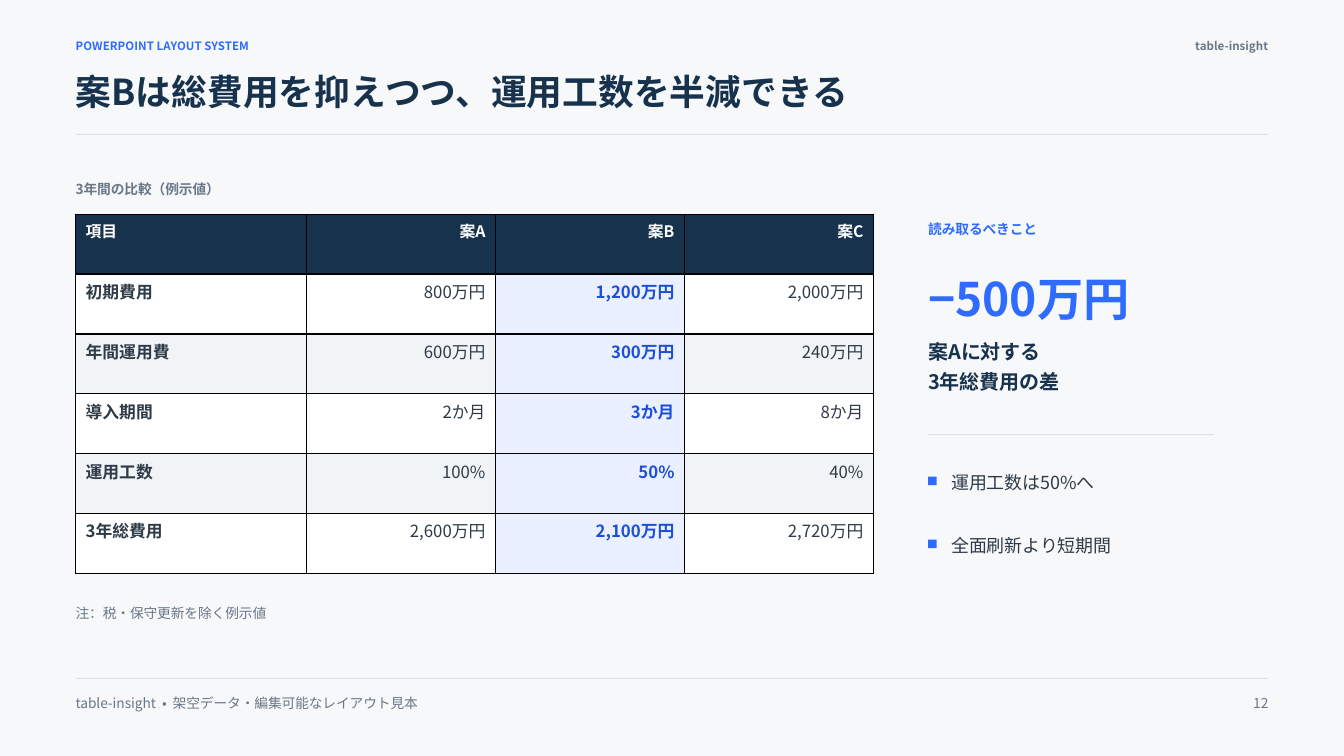
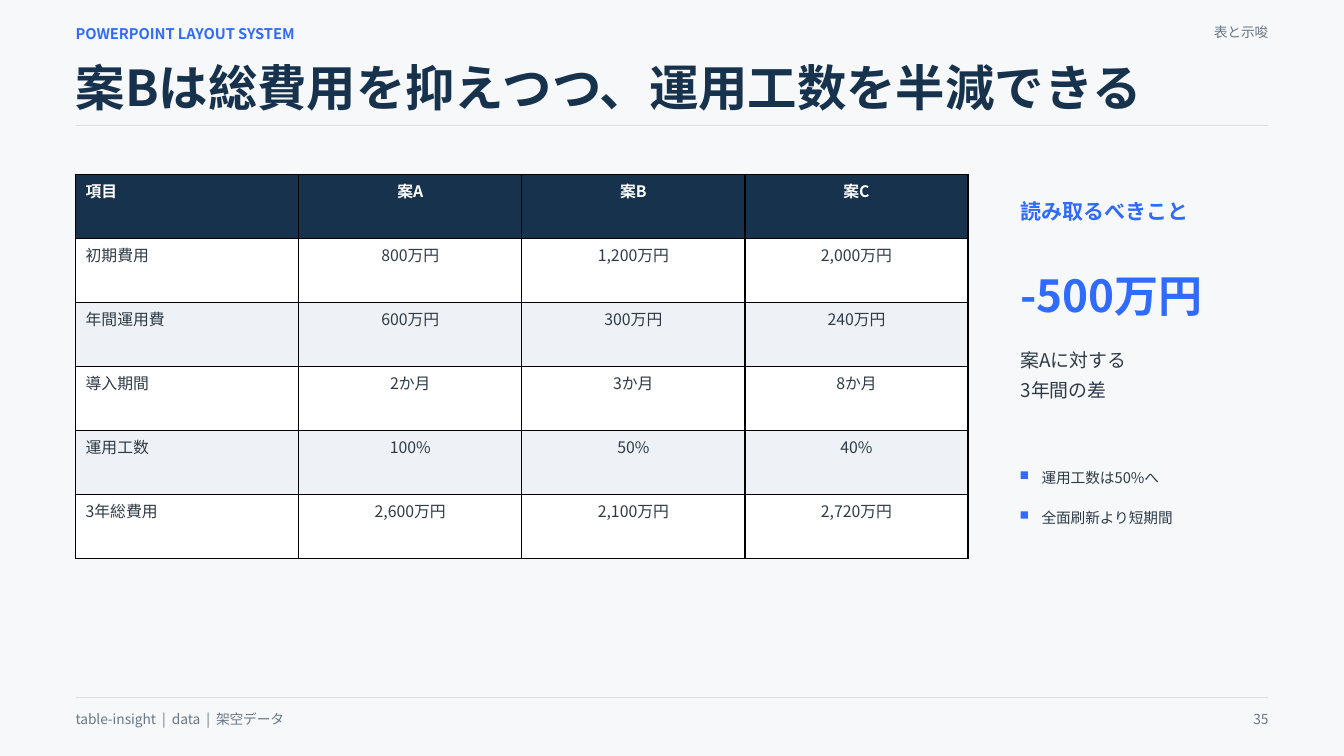
Before and after one commit to nukosan0823/spetest, a slide deck: slide 35 of .agents/skills/powerpoint-layout-design/assets/reference-layouts.pptx (slide 12 before the commit). Drawn at 1344x756 pixels with LibreOffice and Linux fonts; fonts in the diff are those of the drawing. Boxes give left, top, right and bottom in pixels: in the first picture for what was removed or moved away, otherwise in the second. Text is boxed around its words. In the diff, an @@ line names an element or a change of style, - is before the commit and + after.

Commit message:
feat: expand PowerPoint layout skill

```diff
--- a/.agents/skills/powerpoint-layout-design/assets/reference-layouts.pptx
+++ b/.agents/skills/powerpoint-layout-design/assets/reference-layouts.pptx
@@ text "POWERPOINT LAYOUT SYSTEM": place and size @@
-text "POWERPOINT LAYOUT SYSTEM" at bbox=[76, 41, 249, 50]
+text "POWERPOINT LAYOUT SYSTEM" at bbox=[76, 28, 294, 39]
@@ text "POWERPOINT LAYOUT SYSTEM" at bbox=[76, 28, 294, 39]: size 8.2 to 10.5 pt; line spacing 1.16 to 1.2; vertical alignment middle to top @@
@@ text added at bbox=[1214, 25, 1269, 38], 9.8 pt, text #697786 @@
+表と示唆
@@ text "案Bは総費用を抑えつつ、運用工数を半減できる": place and size @@
-text "案Bは総費用を抑えつつ、運用工数を半減できる" at bbox=[76, 74, 849, 109]
+text "案Bは総費用を抑えつつ、運用工数を半減できる" at bbox=[76, 64, 1142, 111]
@@ text "案Bは総費用を抑えつつ、運用工数を半減できる" at bbox=[76, 64, 1142, 111]: size 25.5 to 35.2 pt; line spacing 1 to 1.2 @@
@@ text removed at bbox=[1195, 41, 1268, 53] @@
-table-insight
@@ line removed from (76, 134) to (1268, 134) @@
@@ rectangle added at bbox=[76, 125, 1268, 126], fill #DCE2E8 @@
@@ table at bbox=[76, 174, 967, 559] @@
@@ fill #EAF0FF to #FFFFFF in 3 cells @@
@@ fill #F1F4F7 to #EEF2F6 in 6 cells @@
@@ fill #EAF0FF to #EEF2F6 in 2 cells @@
@@ size 12 to 11.2 pt @@
@@ bold off in "初期費用", "1,200万円", "年間運用費", "300万円" and 6 more places @@
@@ text colour #1D4ED8 to #2E3B47 in "1,200万円", "300万円", "3か月", "50%" and 1 more places @@
@@ alignment right to centre @@
@@ table: place and size @@
-table at bbox=[76, 214, 875, 573]
+table at bbox=[76, 174, 967, 559]
@@ text removed at bbox=[76, 182, 220, 195] @@
-3年間の比較（例示値）
@@ text "読み取るべきこと": place and size @@
-text "読み取るべきこと" at bbox=[928, 222, 1037, 235]
+text "読み取るべきこと" at bbox=[1021, 201, 1189, 221]
@@ text "読み取るべきこと" at bbox=[1021, 201, 1189, 221]: size 9.8 to 15 pt; line spacing 1.16 to 1.2 @@
@@ text "-500万円" at bbox=[1021, 277, 1203, 316]: vertical alignment middle to top @@
@@ text at bbox=[1021, 277, 1203, 316]: text changed; size 33 to 31.5 pt @@
-−500万円
+-500万円
@@ text "案Aに対する": place and size @@
-text "案Aに対する" at bbox=[928, 342, 1060, 391]
+text "案Aに対する" at bbox=[1021, 351, 1127, 399]
@@ text at bbox=[1021, 351, 1127, 369]: size 14.2 to 13.5 pt, text colour #17324D to #2E3B47, bold off in "案Aに対する"; line spacing 1.25 to 1.3 @@
@@ text at bbox=[1021, 381, 1107, 399]: text changed; size 14.2 to 13.5 pt; text colour #17324D to #2E3B47; bold off @@
-3年総費用の差
+3年間の差
@@ line removed from (929, 435) to (1214, 435) @@
@@ rectangle: place and size @@
-rectangle at bbox=[929, 477, 937, 485]
+rectangle at bbox=[1020, 472, 1027, 479]
@@ text "運用工数は50%へ": place and size @@
-text "運用工数は50%へ" at bbox=[951, 474, 1094, 491]
+text "運用工数は50%へ" at bbox=[1042, 470, 1159, 484]
@@ text "運用工数は50%へ" at bbox=[1042, 470, 1159, 484]: size 12.8 to 10.5 pt; line spacing 1.18 to 1.2; vertical alignment top to middle @@
@@ text "全面刷新より短期間" at bbox=[1042, 510, 1173, 524]: size 12.8 to 10.5 pt; line spacing 1.18 to 1.2; vertical alignment top to middle @@
@@ text "全面刷新より短期間": place and size @@
-text "全面刷新より短期間" at bbox=[951, 537, 1111, 554]
+text "全面刷新より短期間" at bbox=[1042, 510, 1173, 524]
@@ rectangle: place and size @@
-rectangle at bbox=[929, 539, 937, 547]
+rectangle at bbox=[1020, 511, 1027, 518]
@@ text removed at bbox=[76, 606, 267, 619] @@
-注：税・保守更新を除く例示値
@@ line removed from (76, 679) to (1268, 679) @@
@@ text at bbox=[76, 712, 284, 728]: text changed @@
-table-insight • 架空データ・編集可能なレイアウト見本
+table-insight | data | 架空データ
@@ rectangle added at bbox=[76, 698, 1268, 699], fill #DCE2E8 @@
@@ text removed at bbox=[1253, 698, 1268, 708] @@
-12
@@ text added at bbox=[1253, 714, 1268, 724], 9.8 pt, text #697786 @@
+35
```
Also in this commit, not shown: 6 other slides changed, 55 slides added, 7 slides removed, 22 other files.
